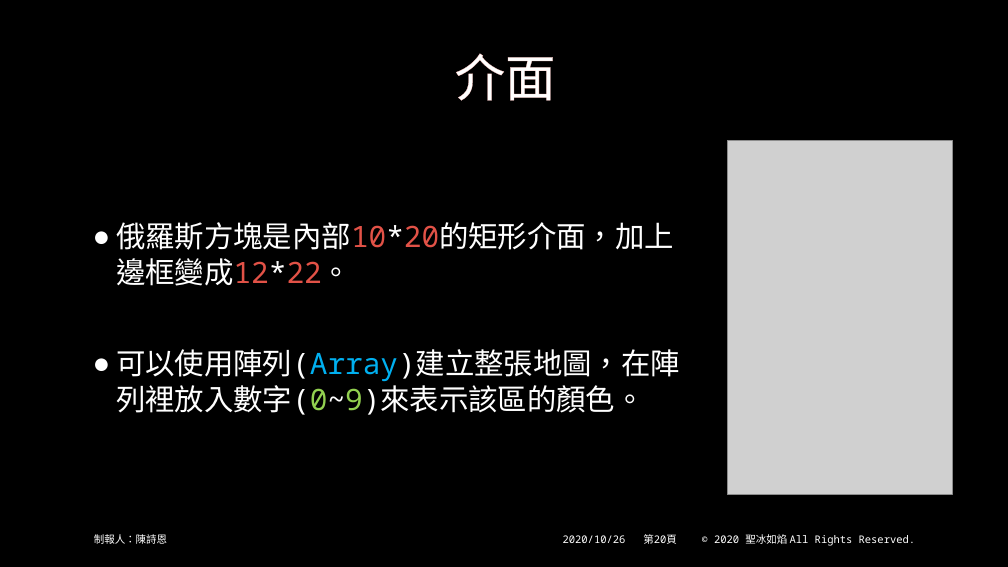
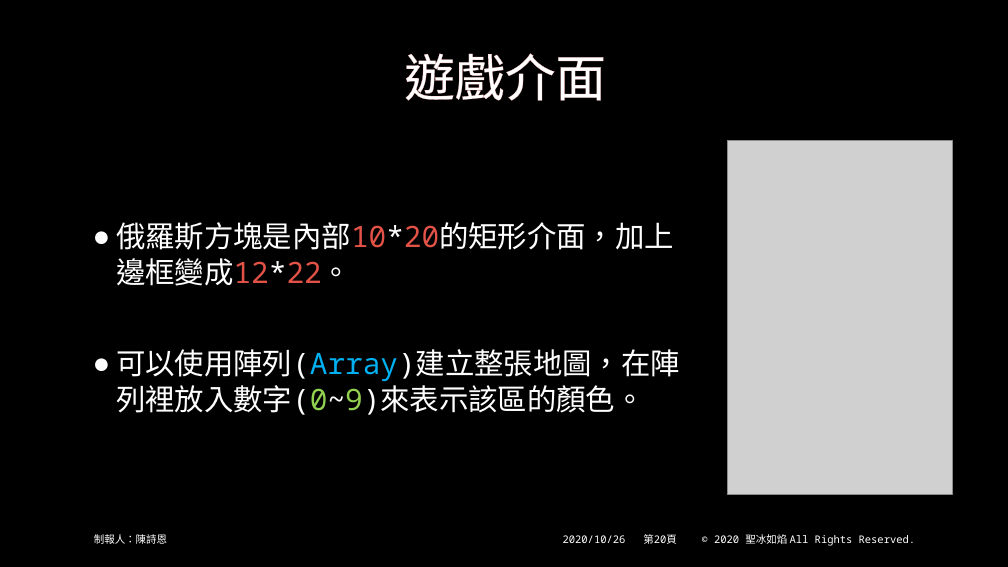
Before and after one commit to beenyan/RLSB, a slide deck: slide 20 of 俄羅斯方塊.pptx. Drawn at 1008x567 pixels with LibreOffice and Linux fonts; fonts in the diff are those of the drawing; grey boxes stand for pictures; background and template pictures are left out. Boxes give left, top, right and bottom in pixels: in the first picture for what was removed or moved away, otherwise in the second. Text is boxed around its words. In the diff, an @@ line names an element or a change of style, - is before the commit and + after.

```diff
--- a/俄羅斯方塊.pptx
+++ b/俄羅斯方塊.pptx
@@ title at [404,53,606,101]: text changed @@
-介面
+遊戲介面
```
Also in this commit, not shown: 18 other slides changed, 31 slides removed, 2 other files.
